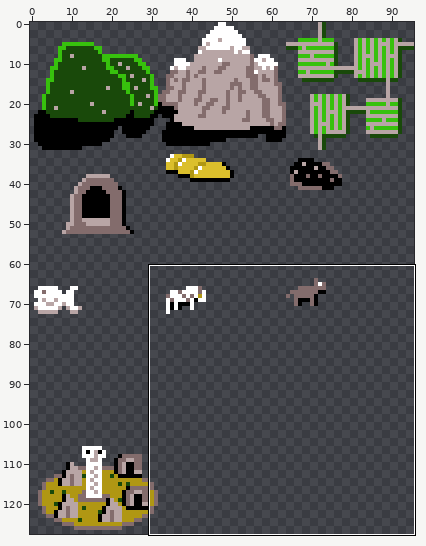
One commit to this sprite sheet: src/assets/misc.png. Above, an overview of the earlier version with the close-up marked.
Close-up. Old version:
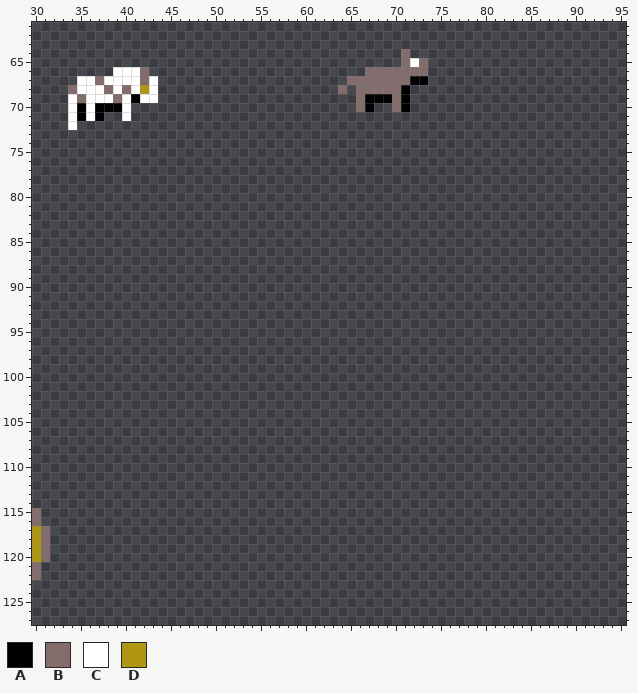
The file is 96x128 pixels. Shown: x 30..95, y 61..127.
Palette (. is transparent): A #000000  B #836c6c  C #ffffff  D #b09713
Pixels before (only the part around the change), first column x 30:
 61 ..................................................................
 62 ..................................................................
 63 ..................................................................
 64 .........................................B........................
 65 .........................................BCB......................
 66 .........CCCB........................BBBBBBB......................
 67 .....CCBCCCCBC.....................BBBBBBBAA......................
 68 ....BCCCBCBCDC....................B.BBBBBA........................
 69 ....CBCCCBCACC......................BAAABA........................
 70 ....CACAAAC.........................BA..BA........................
 71 ....CACA..C.......................................................
 72 ....C.............................................................
 73 ..................................................................
 74 ..................................................................
 75 ..................................................................
 76 ..................................................................
 77 ..................................................................
 78 ..................................................................
 79 ..................................................................
 80 ..................................................................
 81 ..................................................................
 82 ..................................................................
 83 ..................................................................
 84 ..................................................................
 85 ..................................................................
 86 ..................................................................
 87 ..................................................................
 88 ..................................................................
 89 ..................................................................
 90 ..................................................................
 91 ..................................................................
 92 ..................................................................
 93 ..................................................................
 94 ..................................................................
 95 ..................................................................
 96 ..................................................................
 97 ..................................................................
 98 ..................................................................
 99 ..................................................................
100 ..................................................................
101 ..................................................................
102 ..................................................................
103 ..................................................................
104 ..................................................................
105 ..................................................................
106 ..................................................................
107 ..................................................................
108 ..................................................................
109 ..................................................................
110 ..................................................................
111 ..................................................................
112 ..................................................................
113 ..................................................................
114 ..................................................................
115 B.................................................................
116 B.................................................................
117 DB................................................................
118 DB................................................................
119 DB................................................................
120 DB................................................................
121 B.................................................................
122 B.................................................................
123 ..................................................................
124 ..................................................................
125 ..................................................................
126 ..................................................................
127 ..................................................................
After:
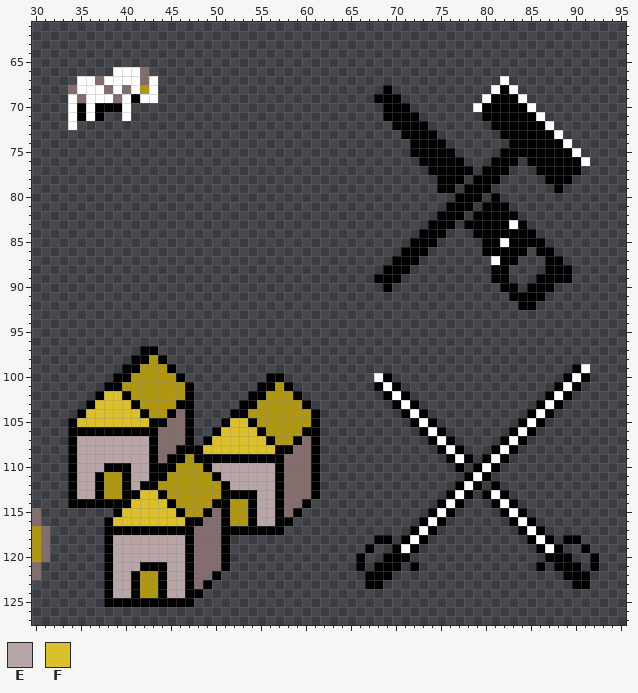
Colours new in this view: E #b8a5a5  F #dbbf2c
Change:
Changed rows in their new state; - is an unchanged pixel.
first column x 64:
 64 -------.--------------------
 65 -------...------------------
 66 ---.......------------------
 67 -.........--------C---------
 68 .-...A..---------CAC--------
 69 --..--A.--------CAAAC-------
 70 --..-AA--------CAAAAAC------
 71 -----AAAA-------AAAAAAC-----
 72 ------AAAA-------AAAAAAC----
 73 -------AAAA-------AAAAAAC---
 74 --------AAAA-------AAAAAAC--
 75 --------AAAAA-----AAAAAAAAC-
 76 ---------AAAAA---AAA-AAAAAAC
 77 ----------AAAAA-AAA---AAAAA-
 78 -----------AAA-AAA-----AAA--
 79 -----------AA-AAA-------A---
 80 -------------AAA-A----------
 81 ------------AAA-AAA---------
 82 -----------AAA-AAAAA--------
 83 ----------AAA-AAAAACA-------
 84 ---------AAA---AAAAAAA------
 85 --------AAA-----AACAAAA-----
 86 -------AAA------AAAAA-AA----
 87 ------AAA--------CAA---AA---
 88 -----AAA---------AA----AAA--
 89 ----AAA----------AA---AAAA--
 90 -----A------------AA-AAA----
 91 -------------------AAAA-----
 92 --------------------AA------
first column x 34:
 97 --------AA-------------------------------------------------
 98 -------AADA------------------------------------------------
 99 ------AADDDA--------------------------------------------AC-
100 -----AADDDDDA---------AA----------CA-------------------ACA-
101 ----AADDDDDDDA-------AADA---------ACA-----------------ACA--
102 ---AFFADDDDDDA------AADDDA---------ACA---------------ACA---
103 --AFFFFADDDDAA-----AADDDDDA---------ACA-------------ACA----
104 -AFFFFFFADDABA----AADDDDDDDA---------ACA-----------ACA-----
105 AFFFFFFFFAABBA---AFFADDDDDDA----------ACA---------ACA------
106 AAAAAAAAAABBBA--AFFFFADDDDAA-----------ACA-------ACA-------
107 AEEEEEEEEABBBA-AFFFFFFADDABA------------ACA-----ACA--------
108 AEEEEEEEEABBAAAFFFFFFFFAABBA-------------ACA---ACA---------
109 AEEEEEEEEABAADAAAAAAAAAABBBA--------------ACA-ACA----------
110 AEEEAAAEEAAADDDAEEEEEEEABBBA---------------A-ACA-----------
111 AEEADDAEEAADDDDDAEEEEEEABBBA----------------ACA------------
112 AEEADDAEAADDDDDDDAEEEEEABBBA---------------ACA-A-----------
113 AEEADDAAFFADDDDDDAAAAEEABBBA--------------ACA-ACA----------
114 AAAAAAAFFFFADDDDAADDAEEABBA--------------ACA---ACA---------
115 -----AFFFFFFADDABADDAEEABA--------------ACA-----ACA--------
116 ----AFFFFFFFFAABBADDAEEAA--------------ACA-------ACA-------
117 ----AAAAAAAAAABBBAAAAAAA--------------ACA---------ACA------
118 ----AEEEEEEEEABBBA----------------AA-ACA-----------ACA-AA--
119 ----AEEEEEEEEABBBA---------------A--ACA-------------ACA--A-
120 ----AEEEEEEEEABBBA--------------A--AAA---------------AAA--A
121 ----AEEEAAAEEABBBA--------------A-AAA-A-------------A-AAA-A
122 ----AEEADDAEEABBA----------------AAA-------------------AAA-
123 ----AEEADDAEEABA-----------------AA---------------------AA-
124 ----AEEADDAEEAA--------------------------------------------
125 ----AAAAAAAAAA---------------------------------------------
